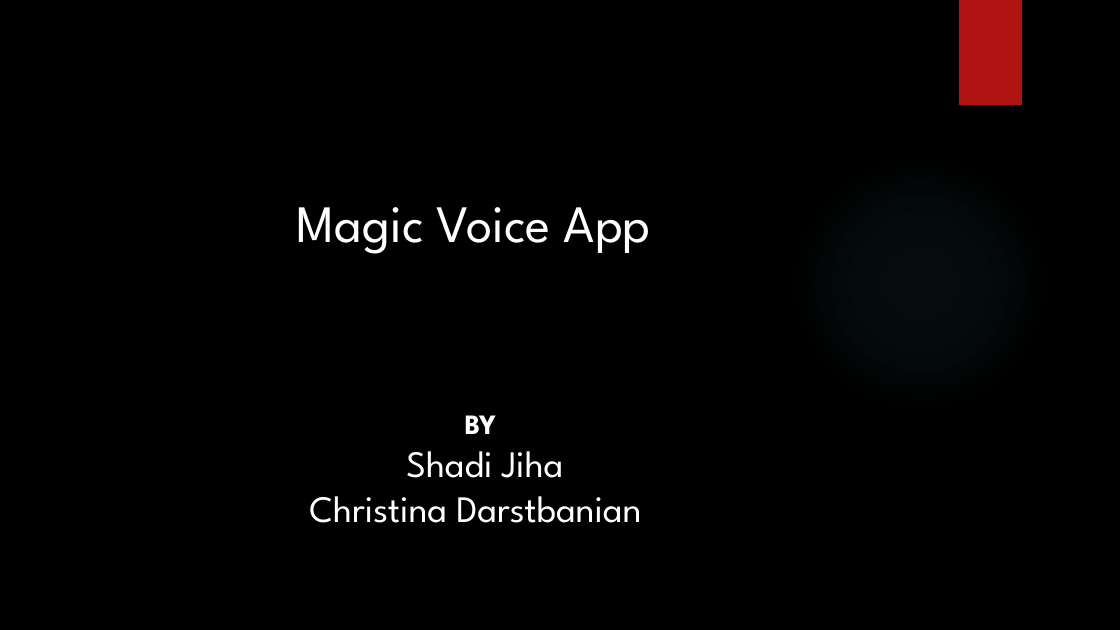
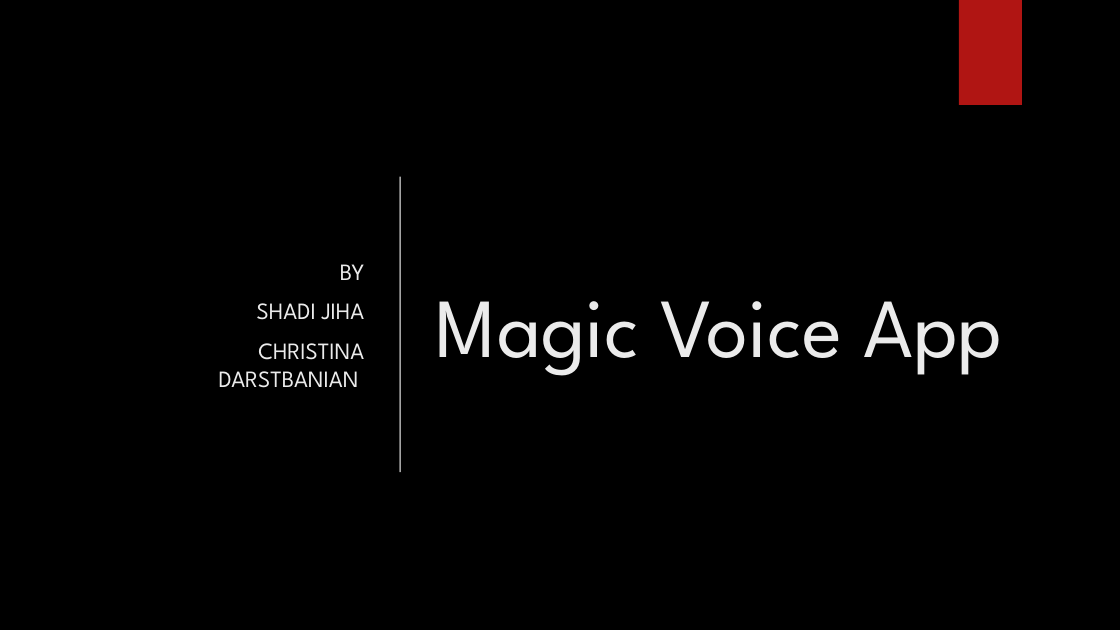
Before and after one commit to ChristinaDarstbanian/ChristinaDarstbanian, a slide deck: slide 1 of Hackathon Shadi Christina.pptx. Drawn at 1120x630 pixels with LibreOffice and Linux fonts; fonts in the diff are those of the drawing; grey boxes stand for pictures; background and template pictures are left out. Boxes give left, top, right and bottom in pixels: in the first picture for what was removed or moved away, otherwise in the second. Text is boxed around its words. In the diff, an @@ line names an element or a change of style, - is before the commit and + after.

Commit message:
Updated UI and ppt presentation

```diff
--- a/Hackathon Shadi Christina.pptx
+++ b/Hackathon Shadi Christina.pptx
@@ rectangle added at <box>0,0,1120,630</box>, fill #000000 @@
@@ text "BY": place and size @@
-text "BY" at <box>309,415,641,523</box>
+text "BY" at <box>219,264,365,388</box>
@@ text "BY" at <box>219,264,365,388</box>: vertical alignment top to middle @@
@@ text "Magic Voice App": place and size @@
-text "Magic Voice App" at <box>297,207,651,254</box>
+text "Magic Voice App" at <box>436,301,1002,376</box>
@@ text "Magic Voice App" at <box>436,301,1002,376</box>: size 45 to 72 pt, text colour #FFFFFF to #EBEBEB; alignment centre to left; more space between paragraphs; vertical alignment top to middle @@
@@ line added from (400, 177) to (400, 471), #EBEBEB 1.25 pt @@
@@ ellipse removed at <box>791,154,1049,413</box> @@
@@ picture added at <box>0,245,371,630</box> @@
@@ text at <box>340,264,365,280</box>: size 24 to 20 pt, text colour #FFFFFF to #EBEBEB, bold off in "BY"; alignment centre to right; more space between paragraphs @@
@@ text at <box>219,303,365,388</box>: text changed; size 32 to 20 pt; text colour #FFFFFF to #EBEBEB @@
-Shadi Jiha
-Christina Darstbanian
+SHADI JIHA
+CHRISTINA DARSTBANIAN
```
Also in this commit, not shown: 4 other slides changed, 4 slides added, 1 slide removed, 9 other files.
